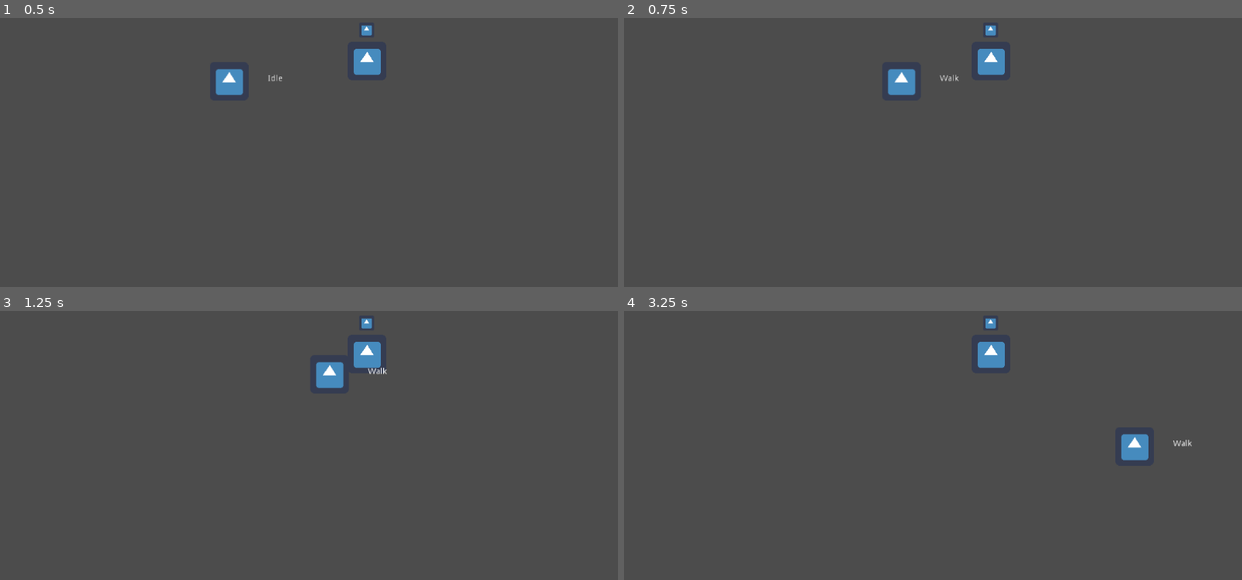
Above: before the commit, frames 1-4 (two rows, left to right).
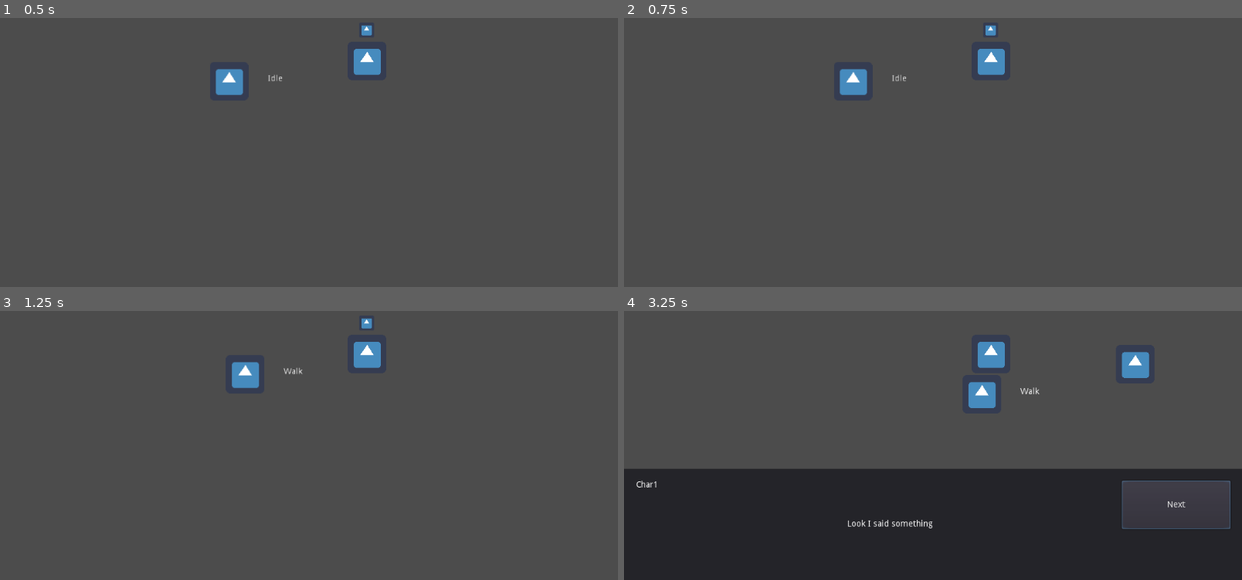
Above: after the commit, the same moments.

Repository: OceanBoy612/SimpleRPG
Game: Godot game, scene res://Code/Maps/Map1.tscn
Same seed, same stepped clock (60 frames per second), same inputs: the game is played once before the commit and once after it. The project has no main scene, so this scene is started directly. The engine's default icon, where the game draws it, is replaced by a stand-in: a white triangle on a blue panel in a dark square.
Inputs (mouse positions are in pixels of both pictures, inside the frame that each line leads up to):
- Up to frame 1 (0.5 s): no input
- Up to frame 2 (0.75 s): tap Enter (ui_accept) at 0.5, 0.6 s; move the mouse to (1068, 87) at 0.52 s; hold Right (ui_right) from 0.53 s (still down)
- Up to frame 3 (1.25 s): keep holding Right (ui_right); tap Enter (ui_accept) at 0.77, 1.07 s
- Up to frame 4 (3.25 s): move the mouse to (809, 418) at 1.27 s; release Right (ui_right) at 1.28 s; hold Down (ui_down) 1.28-2.03 s; tap Enter (ui_accept) at 1.35, 1.52, 1.82, 2.1, 2.85, 3.02 s; move the mouse to (994, 319) at 2.02 s; hold Right (ui_right) 2.03-2.78 s; move the mouse to (902, 472) at 2.77 s; hold Up (ui_up) from 2.78 s (still down)

Frame 1 is identical in both runs. In frame 2, 0.9% of the frame differs, in the area x 34-55%, y 18-29%; in frame 3, 0.9%; in frame 4, 40%, in the area x 0-100%, y 2-100%.

Commit message:
Added state system for the player.
- Added double tap feature for rolling
- Moved handling of interactions and attacking to the player script
- Added state system for moving, rolling, and attacking

Diff:
--- a/src/Code/Character Controller/facing.gd
+++ b/src/Code/Character Controller/facing.gd
@@ -28,8 +28,8 @@
 	if is_colliding():
 		var col = get_collider() as Interactable
 		kb.set_meta("interactable", col)
-#		if not talkin:
-#			col.start_interaction()
-#			talkin = true
-#		if col:
-#			print(col.name)
+		if not talkin:
+			col.start_interaction()
+			talkin = true
+		if col:
+			print(col.name)
--- a/src/Code/Character Controller/melee_attack.gd
+++ b/src/Code/Character Controller/melee_attack.gd
@@ -13,19 +13,31 @@
 
 export(float) var damage_amt = 1
 
+var test = "Conneted"
+var attacking = false
+
 
 func _ready():
 	$CollisionShape2D.disabled = true # start disabled
 
 
-func _input(event):
-	if event.is_action_pressed(input_name):
-		yield(get_tree().create_timer(delay_time), "timeout")
-		$CollisionShape2D.disabled = false
-		yield(get_tree().create_timer(activation_duration), "timeout")
-		$CollisionShape2D.disabled = true
+#func _input(event):
+#	if event.is_action_pressed(input_name):
+#		yield(get_tree().create_timer(delay_time), "timeout")
+#		$CollisionShape2D.disabled = false
+#		yield(get_tree().create_timer(activation_duration), "timeout")
+#		$CollisionShape2D.disabled = true
 
 
 func _on_AttackArea_body_entered(body):
 	if body.has_method("damage"):
 		body.damage(damage_amt)
+
+
+func run_attack():
+	attacking = true
+	yield(get_tree().create_timer(delay_time), "timeout")
+	$CollisionShape2D.disabled = false
+	yield(get_tree().create_timer(activation_duration), "timeout")
+	$CollisionShape2D.disabled = true
+	attacking = false
--- a/src/Code/Character Controller/player_controller.gd
+++ b/src/Code/Character Controller/player_controller.gd
@@ -2,9 +2,22 @@
 
 
 export var speed = 400
-
+export var doubleTapTime = 3
 
 onready var kb = get_parent() as KinematicBody2D
+onready var AttackArea = get_parent().get_node("Facing/AttackArea")
+
+enum {
+	ATTACK,
+	MOVE,
+	ROLL
+}
+
+var state = MOVE
+var startAttack = false
+var doubleTapTimer = 0
+var lastKey = "nothing"
+var keyOptions = ["ui_right", "ui_left", "ui_up", "ui_down"]
 
 
 func _physics_process(delta):
@@ -14,12 +27,26 @@
 
 	var axis: Vector2 = _get_input_axis()
 
-	if axis != Vector2.ZERO:
-		kb.set_meta("rotation", axis.angle())
+	# Check for interaction or attacking
+	var acceptPressed = Input.is_action_just_pressed("ui_accept")
+	if acceptPressed  and state == MOVE and has_meta("interactable"):
+		var inter : Interactable = get_meta("interactable")
+		inter.start_interaction()
+	elif acceptPressed and state == MOVE:
+		state = ATTACK
+		startAttack = true
 
-	kb.set_meta("direction", speed * axis)
-	kb.move_and_slide(speed * axis)
+	# Check for rolling
+	if check_double_press(delta) and state == MOVE:
+		state = ROLL
 
+	match state:
+		MOVE:
+			handle_movement(axis)
+		ATTACK:
+			handle_attacking()
+		ROLL:
+			handle_rolling()
 
 
 func _get_input_axis() -> Vector2:
@@ -27,3 +54,37 @@
 		Input.get_action_strength("ui_right") - Input.get_action_strength("ui_left"),
 		Input.get_action_strength("ui_down") - Input.get_action_strength("ui_up")
 	)
+
+
+func handle_movement(axis):
+	if axis != Vector2.ZERO:
+		kb.set_meta("rotation", axis.angle())
+	kb.set_meta("direction", speed * axis)
+	kb.move_and_slide(speed * axis)
+
+
+func handle_attacking():
+	if startAttack:
+		AttackArea.run_attack()
+		startAttack = false
+		# TODO add attacking animation
+	elif AttackArea.attacking == false:
+		state = MOVE
+
+func handle_rolling():
+	print("You rolled")
+	state = MOVE
+
+func check_double_press(delta):
+	if doubleTapTimer >= doubleTapTime:
+		lastKey = "nothing"
+		doubleTapTimer = 0
+	else:
+		doubleTapTimer += delta
+	for key in keyOptions:
+		var keyPressed = Input.is_action_just_pressed(key)
+		if keyPressed and key == lastKey:
+			return true
+		elif keyPressed:
+			lastKey = key
+	return false
